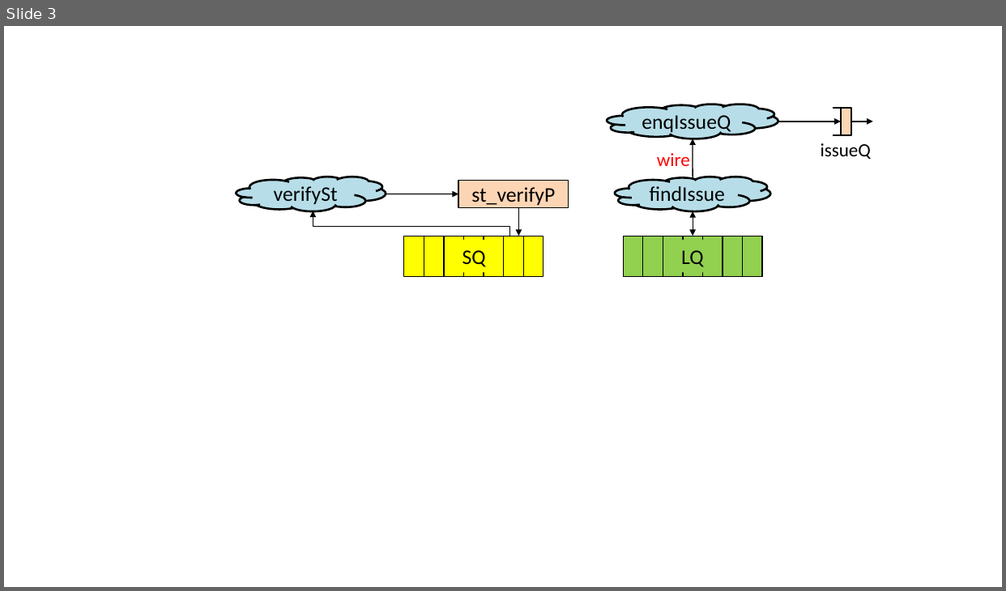
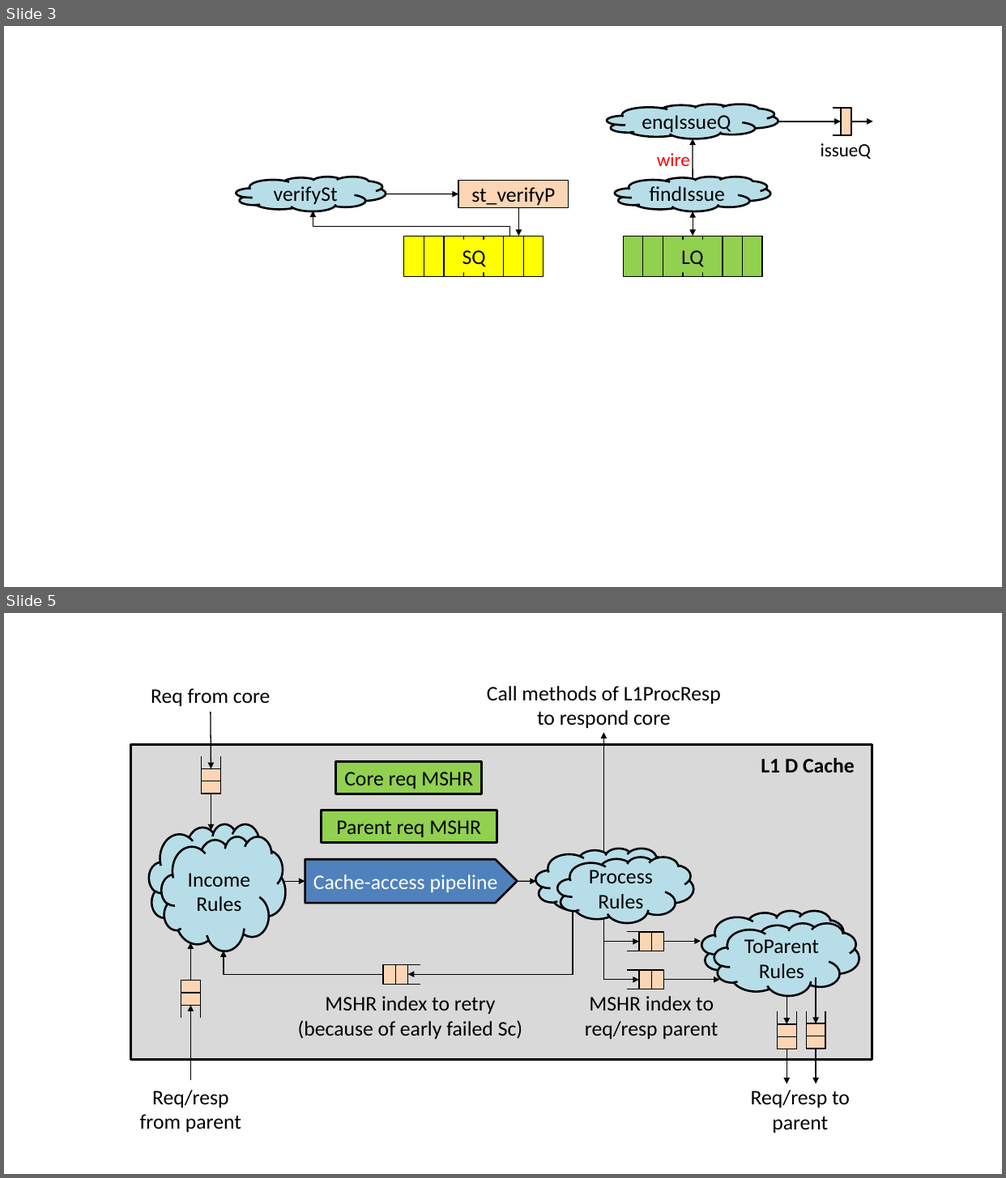
Before and after one commit to sizhuo-zhang/RiscyOO_design_doc, a slide deck: fig/fig.pptx. Shown one above the other, each under a label of ours: slide 3 before the commit, slides 3 and 5 after it; the slides between them are not shown. The pictures are 1006x591 and 1006x1178 pixels, drawn with LibreOffice and Linux fonts; fonts in the diff are those of the drawing. Boxes give left, top, right and bottom in pixels: in the first picture for what was removed or moved away, otherwise in the second. Text is boxed around its words. In the diff, an @@ line names an element or a change of style, - is before the commit and + after.

```diff
--- a/fig/fig.pptx
+++ b/fig/fig.pptx
@@ slide 5 added at (x1=4, y1=613, x2=1002, y2=1174), background #FFFFFF @@
@@ group added at (x1=131, y1=686, x2=872, y2=1133): 21 lines, 13 arrows, 10 rectangles, 7 texts, 6 clouds, 4 elbow arrows, 1 pentagon arrow @@
+Cache-access pipeline
+Req/resp from parent
+MSHR index to req/resp parent
+Core req MSHR
+Income
+Rules
+Rules
+L1 D Cache
+Income
+Rules
+ToParent
+Rules
+MSHR index to retry
+(because of early failed Sc)
+Req/resp to parent
+Process
+Rules
+Req from core
+Call methods of L1ProcResp to respond core
+Parent req MSHR
```
Also in this commit, not shown: 1 other slide added, 3 other files.
